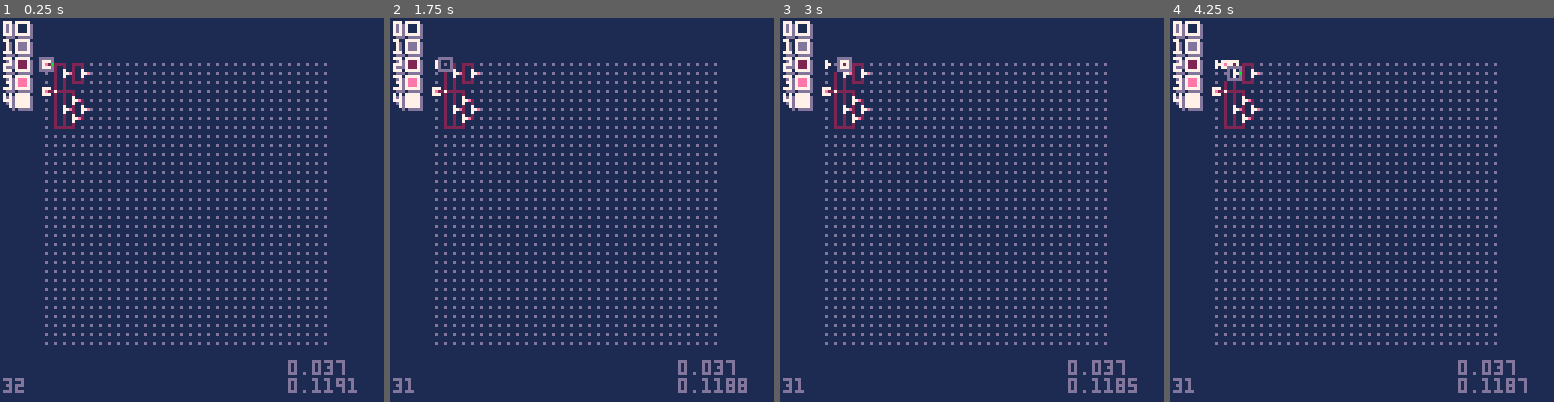
Above: before the commit, frames 1-4 (left to right).
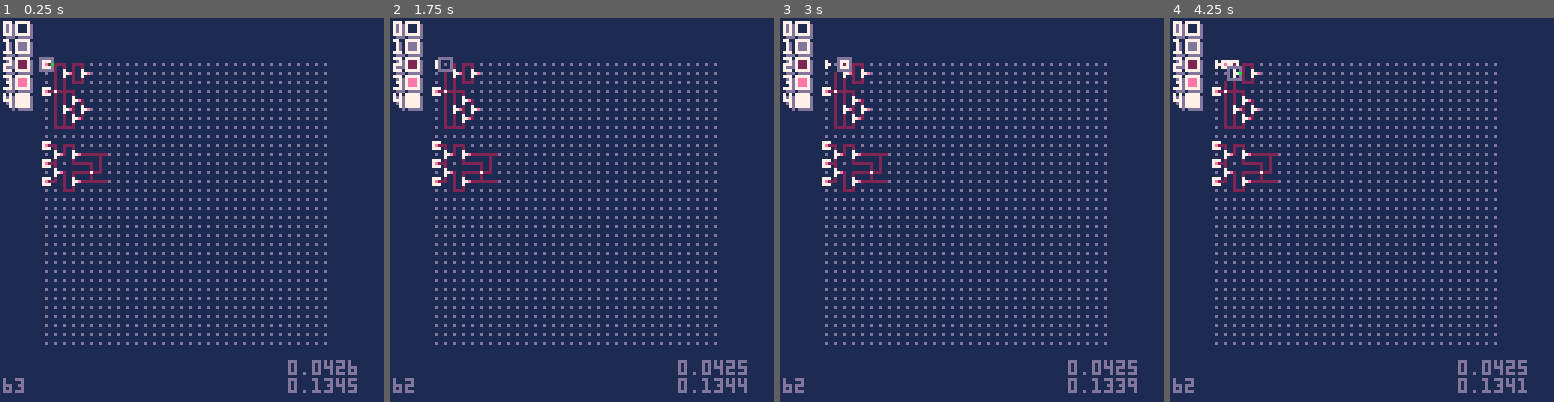
Above: after the commit, the same moments.

Repository: SestrenExsis/NANDGate
Game: PICO-8 cartridge nandgate.p8
Same seed, same stepped clock (60 frames per second), same inputs: the game is played once before the commit and once after it.
Inputs:
- Up to frame 1 (0.25 s): no input
- Up to frame 2 (1.75 s): tap X (X key) at 0.33, 1.07 s; tap O (Z key) at 0.7, 1.7 s; hold Right from 1.6 s (still down)
- Up to frame 3 (3 s): tap X (X key) at 1.85, 2.97 s; release Right at 2.1 s; tap O (Z key) at 2.1, 2.5, 2.9 s; hold Up 2.15-2.42 s; hold Right from 2.47 s (still down)
- Up to frame 4 (4.25 s): release Right at 3.03 s; hold Left 3.08-3.58 s; tap O (Z key) at 3.3, 3.7, 4.1 s; hold Down 3.63-3.97 s; hold Right from 4.02 s (still down); tap X (X key) at 4.08 s

The runs differ from the first frame. In frame 1, 1.0% of the frame differs, in the area x 0-93%, y 32-97%; in frame 2, 1.0%; in frame 3, 1.0%; in frame 4, 1.1%, in the area x 0-93%, y 32-98%.

Commit message:
Add debug messages and SR flip flop

Diff:
--- a/nandgate.p8
+++ b/nandgate.p8
@@ -54,6 +54,9 @@
 	x, -- x position : number
 	y  -- y position : number
 	)
+	local msg="addflip(_grid,"
+	msg=msg..x..","..y..")"
+	printh(msg,_cart)
 	local res={
 		name="flip",
 		outs={},
@@ -71,6 +74,9 @@
 	x, -- x position : number
 	y  -- y position : number
 	)
+	local msg="addnand(_grid,"
+	msg=msg..x..","..y..")"
+	printh(msg,_cart)
 	local res={
 		name="nand",
 		outs={},
@@ -87,6 +93,9 @@
 	x, -- x position : number
 	y  -- y position : number
 	)
+	local msg="addfeed(_grid,"
+	msg=msg..x..","..y..")"
+	printh(msg,_cart)
 	local res={
 		name="feed",
 		outs={},
@@ -127,6 +136,10 @@
 	sx,sy, -- start pos : numbers
 	ex,ey  -- end pos   : numbers
 	)
+	local msg="connect(_grid,"
+	msg=msg..sx..","..sy..","
+	msg=msg..ex..","..ey..")"
+	printh(msg,_cart)
 	local si=g.wd*(sy-1)+sx
 	local sdy=mid(-1,ey-sy,1)
 	local sdx=mid(-1,ex-sx,1)
@@ -189,6 +202,8 @@
 	_gy=1
 	local w=_grid.wd
 	-- add starting devices
+	local msg="-- half adder"
+	printh(msg,_cart,true)
 	addflip(_grid,1,1)
 	addflip(_grid,1,4)
 	addnand(_grid,3,2)
@@ -238,6 +253,51 @@
 	connect(_grid,4,7,5,7)
 	connect(_grid,5,7,5,6)
 	connect(_grid,5,6,6,6)
+	printh("-- sr flip flop",_cart)
+	addflip(_grid,1,10)
+	addflip(_grid,1,12)
+	addflip(_grid,1,14)
+	addnand(_grid,2,11)
+	addnand(_grid,2,13)
+	addnand(_grid,4,11)
+	addnand(_grid,4,14)
+	addfeed(_grid,6,13)
+	connect(_grid,1,10,2,10)
+	connect(_grid,2,10,2,11)
+	connect(_grid,1,12,2,12)
+	connect(_grid,2,12,2,11)
+	connect(_grid,2,12,2,13)
+	connect(_grid,1,14,2,14)
+	connect(_grid,2,14,2,13)
+	connect(_grid,2,13,3,13)
+	connect(_grid,3,13,3,14)
+	connect(_grid,3,14,3,15)
+	connect(_grid,3,15,4,15)
+	connect(_grid,4,15,4,14)
+	connect(_grid,4,14,5,14)
+	connect(_grid,5,14,6,14)
+	connect(_grid,6,14,7,14)
+	connect(_grid,7,14,8,14)
+	connect(_grid,6,14,6,13)
+	connect(_grid,6,13,6,12)
+	connect(_grid,6,12,5,12)
+	connect(_grid,5,12,4,12)
+	connect(_grid,4,12,4,11)
+	connect(_grid,2,11,3,11)
+	connect(_grid,3,11,3,10)
+	connect(_grid,3,10,4,10)
+	connect(_grid,4,10,4,11)
+	connect(_grid,4,11,5,11)
+	connect(_grid,5,11,6,11)
+	connect(_grid,6,11,7,11)
+	connect(_grid,7,11,8,11)
+	connect(_grid,7,11,7,12)
+	connect(_grid,7,12,7,13)
+	connect(_grid,7,13,6,13)
+	connect(_grid,6,13,5,13)
+	connect(_grid,5,13,4,13)
+	connect(_grid,4,13,4,14)
+	printh("-- interactive",_cart)
 end
 
 function output(
